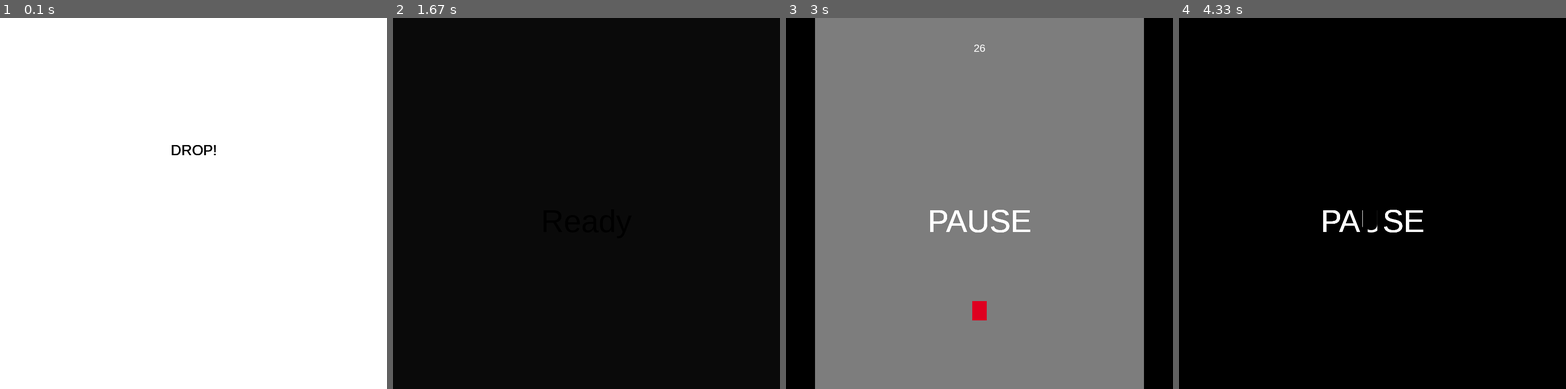
Above: before the commit, frames 1-4 (left to right).
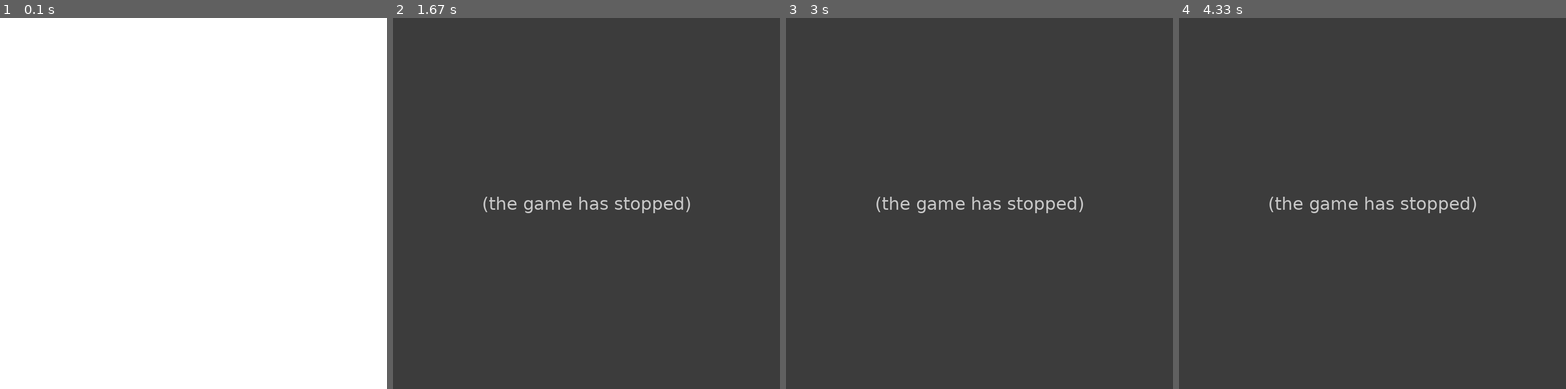
Above: after the commit, the same moments.

Repository: BulSU-BSCpE2B-Group2/DROP
Game: pygame game, started from main.py
The game is run twice, just before and just after one commit, with the same random seed, the same clock (stepped at 60 frames per second) and the same inputs.
Inputs:
- Up to frame 1 (0.1 s): no input
- Up to frame 2 (1.67 s): hold Enter 0.33-0.87 s; hold Left 0.33-0.87 s; tap Enter at 0.9 s
- Up to frame 3 (3 s): tap Space at 2.93 s
- Up to frame 4 (4.33 s): tap Enter at 3.27 s; hold Left 3.6-4.13 s; tap Space at 3.67, 3.97, 4.23 s; tap E at 3.75 s; hold Left from 4.17 s (still down)

The runs differ from the first frame. In frame 1, 0.1% of the frame differs, in the area x 44-56%, y 34-37%; in frame 2, 100%, in the area x 0-100%, y 0-100%; in frame 3, 100%; in frame 4, 100%.
Error after the commit: TypeError: 'bool' object is not callable (main.py line 185); the game stopped at 0.33 s (later frames are placeholders)

Commit message:
main_menu is filled with skeleton code

Diff:
--- a/highscore.txt
+++ b/highscore.txt
@@ -1 +1 @@
-5372
+5954
--- a/main.py
+++ b/main.py
@@ -6,6 +6,7 @@
 from start_screen import *
 from game_over_screen import *
 from pause_screen import *
+from main_menu import *
 
 RESET_SPEED_EVENT = pg.USEREVENT + 1
 
@@ -29,7 +30,9 @@
         self.all_sprites = pg.sprite.Group()
         self.platforms = pg.sprite.Group()
         self.slowplatformpowerup = pg.sprite.Group()
+        self.player_sprite = pg.sprite.Group()
         self.player = Player(self)
+        self.player_sprite.add(self.player)
         self.all_sprites.add(self.player)
         self.run()
 
@@ -80,9 +83,6 @@
                     power_up_rect.width += 134
 
         # update number of platforms, update the player position
-        self.player.update()
-        self.platforms.update()
-        self.slowplatformpowerup.update()
 
         # if power up leaves the screen, kill it.
         for slowdown_platform in self.slowplatformpowerup:
@@ -106,7 +106,7 @@
         if self.player.vel.y > 0:
             hits = pg.sprite.spritecollide(self.player, self.platforms, False)
             if hits:
-                self.player.pos.y = hits[0].rect.top - self.speed
+                self.player.pos.y = hits[0].rect.top - 1
                 self.player.vel.y = 0
 
         # if player reaches 1/4 from the bottom of the screen, camera should follow the player position
@@ -114,13 +114,17 @@
             self.score += 1
             self.currentInterval += 4
             for sprite in self.all_sprites:
-                sprite.rect.y -= max(self.player.vel.y, 20)
+                sprite.rect.y -= max(self.player.vel.y, 10)
                 if sprite.rect.bottom < 10:
                     sprite.kill()
 
         # if player reaches spike, player dies.
         if self.player.rect.top < 0:
             self.running = False
+
+        self.player.update()
+        self.platforms.update()
+        self.slowplatformpowerup.update()
 
         # for debugging purposes, do not remove yet.
         """print("Speed is: {}".format(self.speed))
@@ -154,7 +158,9 @@
         # the background is gray, will add animated background soon!
         self.screen.fill(gray)
         # draw and update all existing sprites on screen
-        self.all_sprites.draw(self.screen)
+        self.slowplatformpowerup.draw(self.screen)
+        self.player_sprite.draw(self.screen)
+        self.platforms.draw(self.screen)
         # draw and update the score
         draw_text(str(self.score), 22, white, WIDTH / 2, 50)
         # *after* drawing everything, flip the display for changes to take effect on the window
@@ -168,27 +174,32 @@
 
 # turn 'g' into an object of Game class, essentially initializing pygame
 g = Game()
+# turn 'mm' into an object of MainMenu class
+mm = MainMenu()
 # loop that makes restarting work. will only be broken by break statements
 while True:
     # assign show_start_screen() to run variable to tell whether the return value of show_start_screen()/
     # / is true or false
-    run = show_start_screen()
+    mm.new()
     # if show_start_screen() returned false, break the loop, ending the program.
-    if not run:
-        break
-    # else, initialize the game loop (which is the 'new' function) inside the Game class
-    else:
-        while run:
-            start_game_animation_sequence()
-            g.new()
-            # if player dies, game over screen shows, show_go_screen tells restart whether or not it wants to
-            # restart or not (True or False statement gate again)
-            restart = show_go_screen(g.score, g.highscore)
-            # if you want to restart, run sets to true then loop happens all over again.
-            if restart:
-                run = True
-            # it puts you back to the outer loop, showing you the start_screen and giving you another choice to
-            # start the game or completely exit.
-            else:
-                break
+    if not mm.running():
+        # else, initialize the game loop (which is the 'new' function) inside the Game class
+        if mm.exit:
+            break
+        else:
+            while True:
+                start_game_animation_sequence()
+                g.new()
+                if not g.running:
+                    print("Game is no longer running.")
+                # if player dies, game over screen shows, show_go_screen tells restart whether or not it wants to
+                # restart or not (True or False statement gate again)
+                restart = show_go_screen(g.score, g.highscore)
+                # if you want to restart, run sets to true then loop happens all over again.
+                if restart:
+                    continue
+                # it puts you back to the outer loop, showing you the start_screen and giving you another choice to
+                # start the game or completely exit.
+                else:
+                    break
 pg.quit()
--- a/main_menu.py
+++ b/main_menu.py
@@ -1,6 +1,39 @@
 from settings import *
 
 
-class MainMenu():
+class MainMenu:
     def __init__(self):
+        self.screen = screen
+
+    def new(self):
+        self.running = True
+        self.run()
+
+    def run(self):
+        while self.running:
+            clock.tick(fps)
+            self.events()
+            self.update()
+            self.draw()
+
+    def update(self):
         pass
+
+    def draw(self):
+        self.screen.fill(white)
+        # show splash / start screen
+
+        pg.display.flip()
+
+    def events(self):
+        for event in pg.event.get():
+            if event.type == pg.QUIT:
+                self.running = False
+                self.exit = True
+            if event.type == pg.KEYDOWN:
+                if event.key == pg.K_RETURN:
+                    self.running = False
+                    self.exit = False
+                if event.key == pg.K_ESCAPE:
+                    self.running = False
+                    self.exit = True
--- a/start_screen.py
+++ b/start_screen.py
@@ -1,22 +1,5 @@
 from settings import *
 import pygame as pg
-
-
-def show_start_screen():
-    screen.fill(white)
-    # show splash / start screen
-    infade_draw_text('DROP!', 30, black, WIDTH / 2, height / 3)
-    infade_draw_text('Press RETURN to start the game!', 25, black, WIDTH / 2, height / 2)
-    infade_draw_text('High Score is: ' + str(highscore), 25, black, WIDTH / 2, height / 2 + 35)
-    infade_draw_text('Press ESC to exit.', 25, black, WIDTH / 2, height / 2 + 70)
-    pg.display.flip()
-    for event in pg.event.get():
-        if event.type == pg.QUIT:
-            run = False
-            if not run:
-                return run
-    run = wait_key_event_start_screen()
-    return run
 
 
 def start_game_animation(width, height, color, c_text, times):
@@ -39,23 +22,6 @@
                     pass
 
 
-def wait_key_event_start_screen():
-    waiting = True
-    while waiting:
-        clock.tick(fps)
-        for event in pg.event.get():
-            if event.type == pg.QUIT:
-                waiting = False
-                return waiting
-            if event.type == pg.KEYDOWN:
-                if event.key == pg.K_RETURN:
-                    waiting = True
-                    return waiting
-                if event.key == pg.K_ESCAPE:
-                    waiting = False
-                    return waiting
-
-
 # run this as soon as the user hits enter to start the game
 def start_game_animation_sequence():
     times = 0
